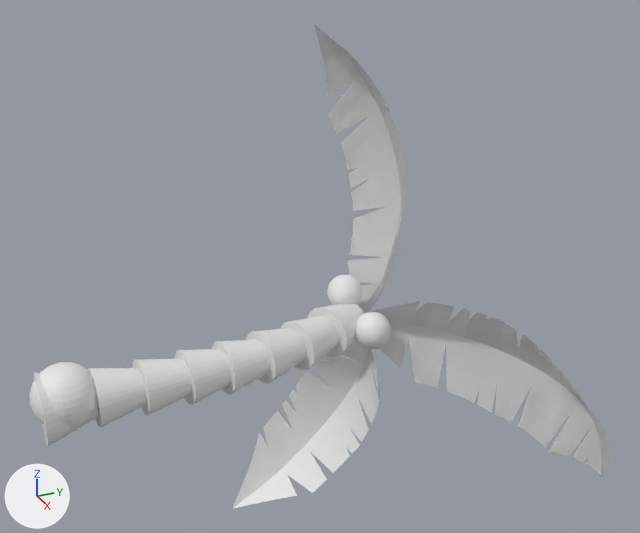
A saved change to the Blender file Assets/Models/PalmTree.blend.
Before and after are seen from a camera (50 mm lens) standing at (23.3, -2.3, 14.3) and looking at (-0.4, 8.4, 2.4). Arrows for +X, +Y and +Z are at lower left; the lights stay in place.
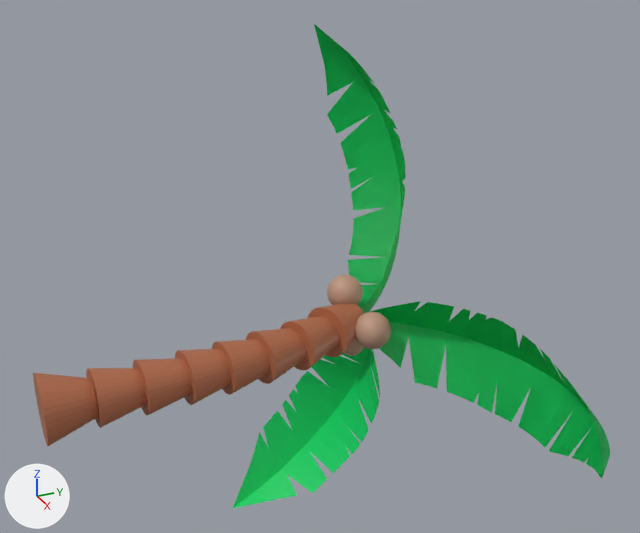
The change, as JSON lines over the scene's bpy script:
```json
{"op": "add", "block": "img_cylinder_base_color", "code": ["img_cylinder_base_color = load_image('Cylinder Base Color', 'TreeTrunk.png', 1024, 1024, 'sRGB')"]}
{"op": "add", "block": "mat_material_004", "code": ["mat_material_004 = principled_material('Material.004')", "mat_material_004.base_color = (0.482, 0.29, 0.2)  # beige #b8937c"]}
{"op": "add", "block": "mat_material_003", "code": ["mat_material_003 = principled_material('Material.003')", "mat_material_003.base_color = (0.482, 0.29, 0.2)  # beige #b8937c"]}
{"op": "add", "block": "mat_material_002", "code": ["mat_material_002 = principled_material('Material.002')", "mat_material_002.base_color = (0.482, 0.29, 0.2)  # beige #b8937c"]}
{"op": "add", "block": "mat_material_005", "code": ["mat_material_005 = principled_material('Material.005')", "mat_material_005.base_color = (0.0, 0.623, 0.126)  # green #00cf63"]}
{"op": "add", "block": "mat_material_001", "code": ["mat_material_001 = principled_material('Material.001')", "mat_material_001.texture = img_cylinder_base_color"]}
{"block": "me_cylinder", "where": "me_cylinder.from_pydata(...)  # 512 vertices, 272 faces; spans x -2.1..1.1, y -0.73..10.46, z -1.36..0.83"}
{"op": "add", "block": "me_cylinder", "code": "me_cylinder.materials.append(mat_material_001)  # picture img_cylinder_base_color"}
{"block": "me_cylinder_002", "where": "me_cylinder_002.from_pydata(...)  # 450 vertices, 401 faces; spans x -9.1..5.3, y -3.9..9.7, z -10.8..8.8"}
{"op": "add", "block": "me_cylinder_002", "code": "me_cylinder_002.materials.append(mat_material_005)  # green #00cf63"}
{"block": "me_sphere_002", "where": "me_sphere_002.from_pydata(...)  # 482 vertices, 512 faces; spans x -1.0..1.0, y -1.0..1.0, z -1.0..1.0"}
{"block": "me_sphere_002", "where": "# used by ob_sphere_001; location = (-2.11, 10.13, 0.41); rotation_euler = (-0.0104, 0.0289, -6.148), in degrees (-0.6, 1.7, -352); scale = (0.632, 0.632, 0.632)"}
{"block": "me_sphere_002", "change": "me_sphere_002 part 1: all faces are now shaded smooth (512 of 512 changed)"}
{"op": "add", "block": "me_sphere_002", "code": "me_sphere_002.materials.append(mat_material_002)  # beige #b8937c"}
{"block": "me_sphere_003", "where": "me_sphere_003.from_pydata(...)  # 482 vertices, 512 faces; spans x -1.0..1.0, y -1.0..1.0, z -1.0..1.0"}
{"block": "me_sphere_003", "where": "# used by ob_sphere_002; location = (-1.64, 10.18, -1.36); rotation_euler = (-0.0104, 0.0289, -6.148), in degrees (-0.6, 1.7, -352); scale = (-0.499, -0.499, -0.499)"}
{"block": "me_sphere_003", "change": "me_sphere_003 part 2: all faces are now shaded smooth (512 of 512 changed)"}
{"op": "add", "block": "me_sphere_003", "code": "me_sphere_003.materials.append(mat_material_003)  # beige #b8937c"}
{"block": "me_sphere_004", "where": "me_sphere_004.from_pydata(...)  # 482 vertices, 512 faces; spans x -1.0..1.0, y -1.0..1.0, z -1.0..1.0"}
{"block": "me_sphere_004", "where": "# used by ob_sphere_003; location = (-0.49, 10.42, -0.39); rotation_euler = (-0.0104, 0.0289, -6.148), in degrees (-0.6, 1.7, -352); scale = (0.645, 0.645, 0.645)"}
{"block": "me_sphere_004", "change": "me_sphere_004 part 3: all faces are now shaded smooth (512 of 512 changed)"}
{"op": "add", "block": "me_sphere_004", "code": "me_sphere_004.materials.append(mat_material_004)  # beige #b8937c"}
{"op": "remove", "block": "ob_sphere", "code": ["ob_sphere = bpy.data.objects.new('Sphere', me_sphere_001)", "ob_sphere.location = (0.0, 0.0, 0.0)"]}
```

Where the change shows, as pixel boxes (x1, y1, x2, y2) in the pictures (640 x 533 px):
```json
{"object": "Cylinder.002", "change": "recoloured", "before": [232, 24, 610, 509], "after": [232, 24, 610, 509], "on screen": "grey to green"}
{"object": "Cylinder", "change": "recoloured", "before": [33, 304, 364, 446], "after": [33, 304, 364, 446], "on screen": "grey to brown"}
{"object": "Sphere", "change": "deleted", "before": [29, 362, 98, 428]}
{"object": "Sphere.003", "change": "recoloured, shading changed", "before": [355, 312, 391, 349], "after": [355, 312, 391, 349], "on screen": "white to beige"}
{"object": "Sphere.001", "change": "recoloured, shading changed", "before": [327, 275, 363, 305], "after": [327, 275, 363, 305], "on screen": "white to beige"}
{"object": "Sphere.002", "change": "recoloured, shading changed", "before": [343, 339, 364, 356], "after": [343, 339, 364, 356], "on screen": "grey to brown"}
```
